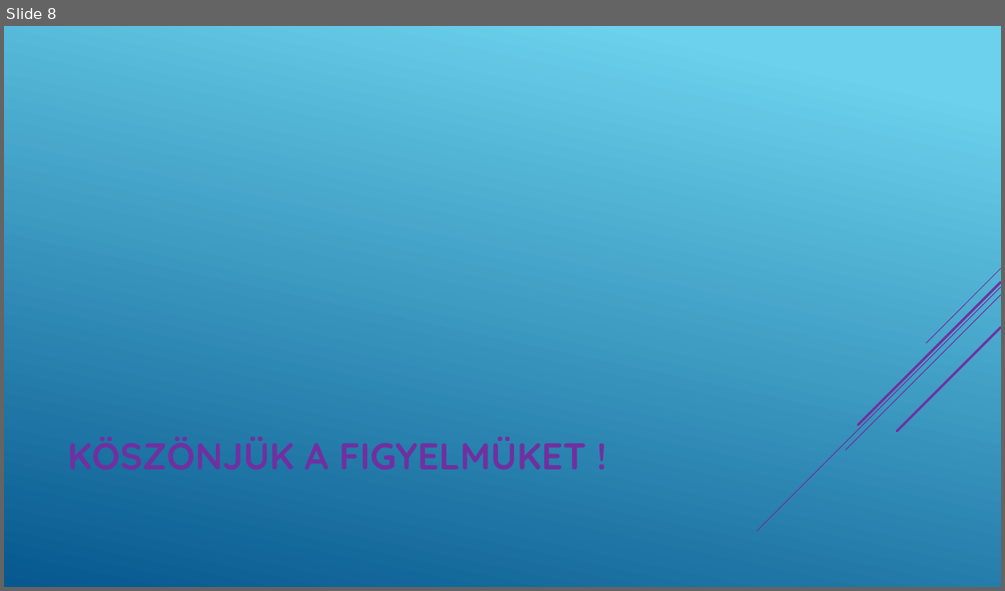
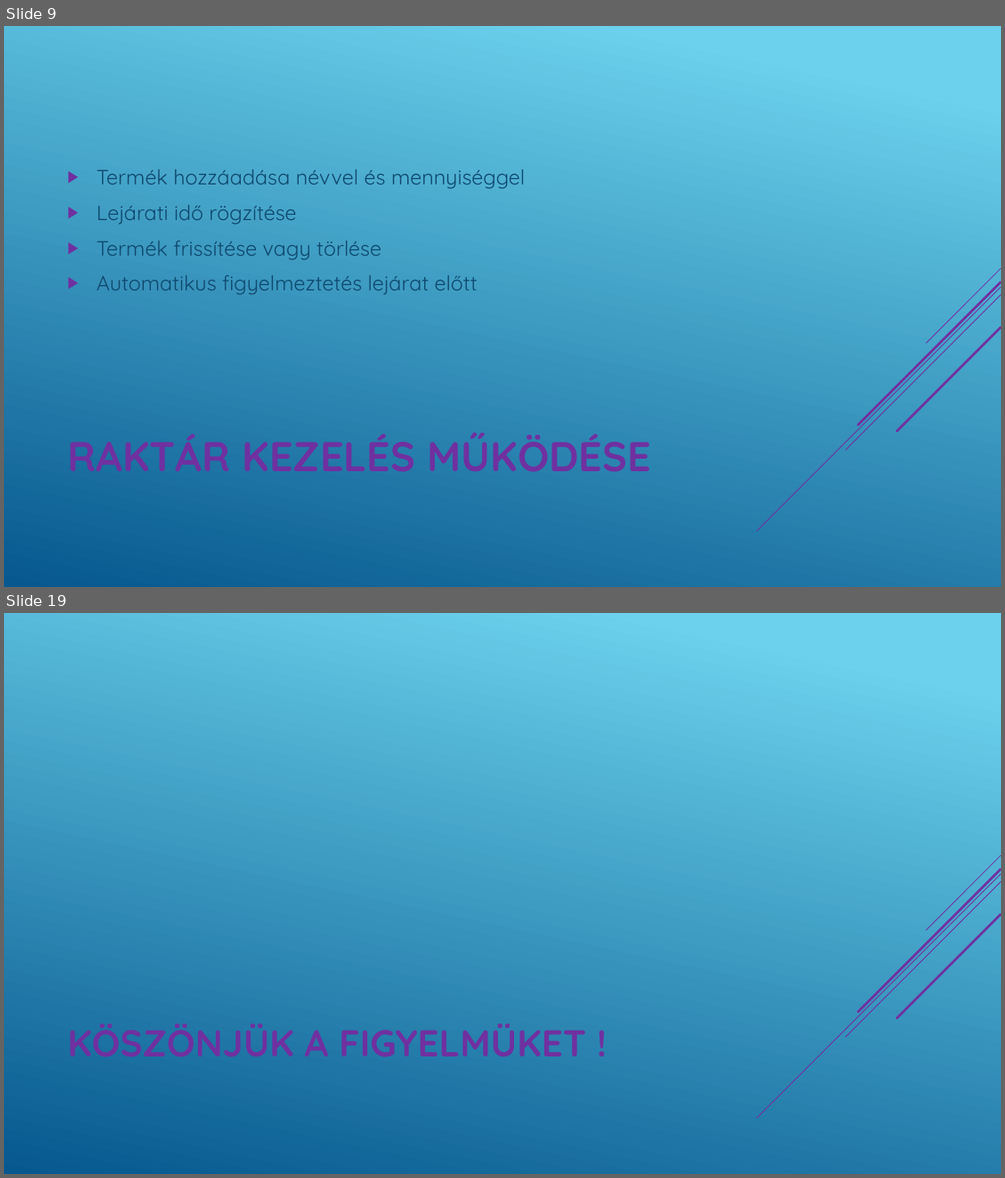
Before and after one commit to SutusRobert/13.S2_6_vizsgaelemek, a slide deck: PPT/Magic Fridge.pptx. Shown one above the other, each under a label of ours: slide 8 before the commit, slides 9 and 19 after it; the slides between them are not shown. The pictures are 1005x591 and 1005x1178 pixels, drawn with LibreOffice and Linux fonts; fonts in the diff are those of the drawing. Boxes give left, top, right and bottom in pixels: in the first picture for what was removed or moved away, otherwise in the second. Text is boxed around its words. In the diff, an @@ line names an element or a change of style, - is before the commit and + after.

```diff
--- a/PPT/Magic Fridge.pptx
+++ b/PPT/Magic Fridge.pptx
@@ slide 9 added at bbox=[4, 26, 1001, 587], background gradient #6ED2EB to #06588E; not listed: 5 template elements that a slide beside it also shows @@
@@ text added at bbox=[97, 169, 525, 295], 20 pt, text #0F496F @@
+▶ Termék hozzáadása névvel és mennyiséggel
+▶ Lejárati idő rögzítése
+▶ Termék frissítése vagy törlése
+▶ Automatikus figyelmeztetés lejárat előtt
@@ title added at bbox=[428, 432, 652, 471], 40 pt, text #7030A0, bold @@
+RAKTÁR KEZELÉS MŰKÖDÉSE
@@ what was slide 8 is now slide 19 @@
```
Also in this commit, not shown: 6 slides changed, 11 other slides added, 1 slide removed.
